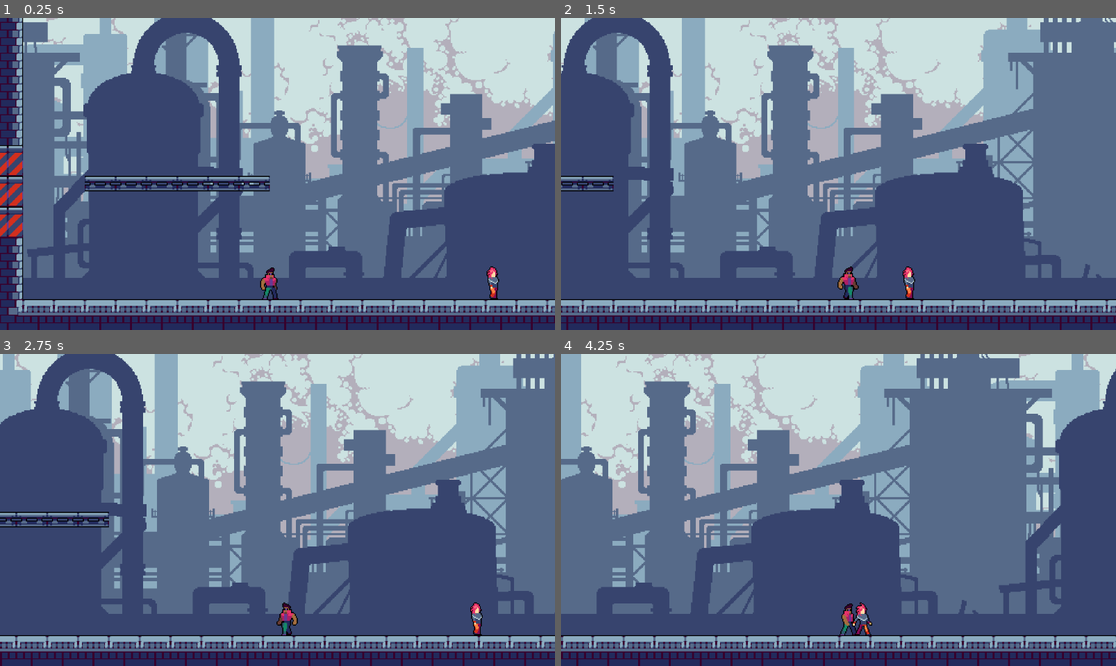
Above: before the commit, frames 1-4 (two rows, left to right).
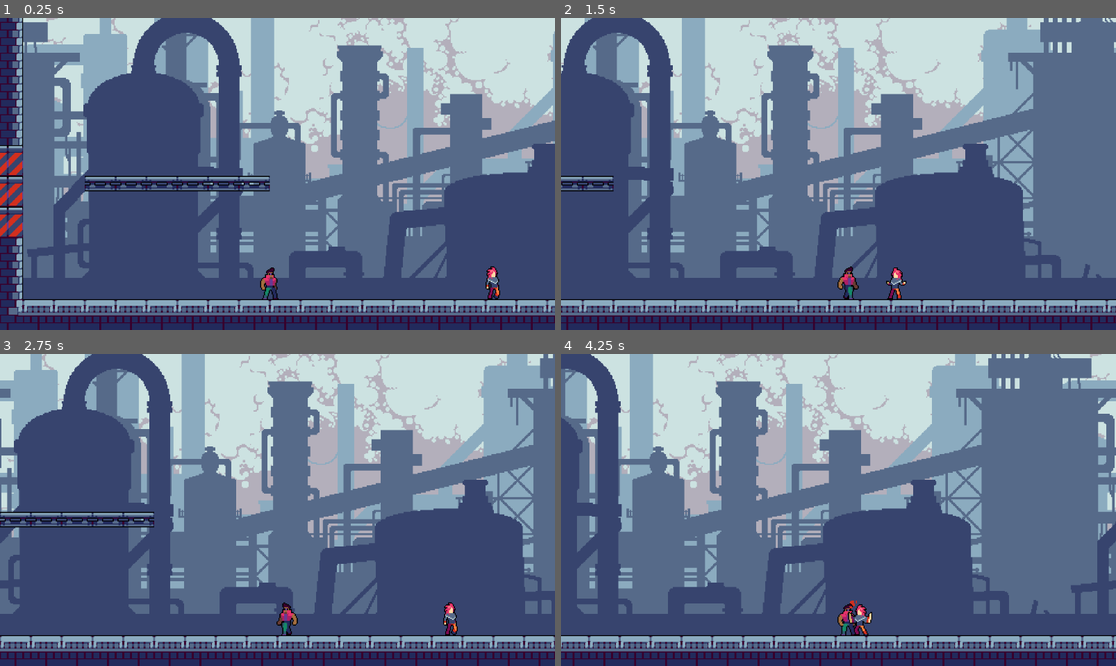
Above: after the commit, the same moments.

Repository: MaxiBianchini/Bonkhead
Game: Godot game, scene res://Scenes/Level_1.tscn
The game is run twice, just before and just after one commit, with the same random seed, the same clock (stepped at 60 frames per second) and the same inputs.
Inputs:
- Up to frame 1 (0.25 s): no input
- Up to frame 2 (1.5 s): hold Right (ui_right) from 0.53 s (still down); tap Shift (Dash) at 0.6, 1.35 s
- Up to frame 3 (2.75 s): release Right (ui_right) at 2.03 s; hold Left (ui_left) from 2.03 s (still down); tap Shift (Dash) at 2.1 s
- Up to frame 4 (4.25 s): release Left (ui_left) at 2.78 s; hold Right (ui_right) from 2.78 s (still down); tap Shift (Dash) at 2.85, 3.6 s

The runs differ from the first frame. In frame 1, 0.1% of the frame differs, in the area x 87-91%, y 79-91%; in frame 2, 0.3%; in frame 3, 41%; in frame 4, 54%, in the area x 0-100%, y 0-100%.

Commit message:
Upgrade Enemy_1
Se hicieron cambios de optimización de código y se ajustaron un par de animaciones

Diff:
--- a/Prefabs/Enemy_1.tscn
+++ b/Prefabs/Enemy_1.tscn
@@ -1,8 +1,34 @@
-[gd_scene load_steps=16 format=3 uid="uid://d0lv1t50yhwap"]
+[gd_scene load_steps=28 format=3 uid="uid://d0lv1t50yhwap"]
 
-[ext_resource type="Script" path="res://Scenes/Enemy_1.gd" id="1_xnerr"]
+[ext_resource type="Script" path="res://Scripts/Enemy_1.gd" id="1_xnerr"]
+[ext_resource type="Texture2D" uid="uid://bsrpvg7b3h605" path="res://Graphics/Cyberpunk Characters/2 Punk/Angry.png" id="2_vjile"]
 [ext_resource type="Texture2D" uid="uid://bo7xyr3ix0lrr" path="res://Graphics/Cyberpunk Characters/2 Punk/Punk_idle.png" id="2_xj8j7"]
 [ext_resource type="Texture2D" uid="uid://cl46eu0j0e5pq" path="res://Graphics/Cyberpunk Characters/2 Punk/Walk.png" id="3_3ngs0"]
+[ext_resource type="Texture2D" uid="uid://dcok6k4ubrjuw" path="res://Graphics/Cyberpunk Characters/2 Punk/Punk_attack3.png" id="4_2u03s"]
+
+[sub_resource type="AtlasTexture" id="AtlasTexture_8rspd"]
+atlas = ExtResource("2_vjile")
+region = Rect2(0, 0, 48, 48)
+
+[sub_resource type="AtlasTexture" id="AtlasTexture_4w5sk"]
+atlas = ExtResource("2_vjile")
+region = Rect2(48, 0, 48, 48)
+
+[sub_resource type="AtlasTexture" id="AtlasTexture_g10k3"]
+atlas = ExtResource("2_vjile")
+region = Rect2(96, 0, 48, 48)
+
+[sub_resource type="AtlasTexture" id="AtlasTexture_tlrp3"]
+atlas = ExtResource("2_vjile")
+region = Rect2(144, 0, 48, 48)
+
+[sub_resource type="AtlasTexture" id="AtlasTexture_4eb3t"]
+atlas = ExtResource("2_vjile")
+region = Rect2(192, 0, 48, 48)
+
+[sub_resource type="AtlasTexture" id="AtlasTexture_ow0ou"]
+atlas = ExtResource("2_vjile")
+region = Rect2(240, 0, 48, 48)
 
 [sub_resource type="AtlasTexture" id="AtlasTexture_8rg83"]
 atlas = ExtResource("2_xj8j7")
@@ -20,9 +46,21 @@
 atlas = ExtResource("2_xj8j7")
 region = Rect2(144, 0, 48, 48)
 
-[sub_resource type="AtlasTexture" id="AtlasTexture_nwsjs"]
-atlas = ExtResource("3_3ngs0")
-region = Rect2(0, 0, 48, 48)
+[sub_resource type="AtlasTexture" id="AtlasTexture_437ib"]
+atlas = ExtResource("4_2u03s")
+region = Rect2(192, 0, 48, 48)
+
+[sub_resource type="AtlasTexture" id="AtlasTexture_o81wb"]
+atlas = ExtResource("4_2u03s")
+region = Rect2(240, 0, 48, 48)
+
+[sub_resource type="AtlasTexture" id="AtlasTexture_hdtin"]
+atlas = ExtResource("4_2u03s")
+region = Rect2(288, 0, 48, 48)
+
+[sub_resource type="AtlasTexture" id="AtlasTexture_b5oxn"]
+atlas = ExtResource("4_2u03s")
+region = Rect2(336, 0, 48, 48)
 
 [sub_resource type="AtlasTexture" id="AtlasTexture_44jh8"]
 atlas = ExtResource("3_3ngs0")
@@ -44,8 +82,35 @@
 atlas = ExtResource("3_3ngs0")
 region = Rect2(240, 0, 48, 48)
 
+[sub_resource type="AtlasTexture" id="AtlasTexture_nwsjs"]
+atlas = ExtResource("3_3ngs0")
+region = Rect2(0, 0, 48, 48)
+
 [sub_resource type="SpriteFrames" id="SpriteFrames_d4cnq"]
 animations = [{
+"frames": [{
+"duration": 1.0,
+"texture": SubResource("AtlasTexture_8rspd")
+}, {
+"duration": 1.0,
+"texture": SubResource("AtlasTexture_4w5sk")
+}, {
+"duration": 1.0,
+"texture": SubResource("AtlasTexture_g10k3")
+}, {
+"duration": 1.0,
+"texture": SubResource("AtlasTexture_tlrp3")
+}, {
+"duration": 1.0,
+"texture": SubResource("AtlasTexture_4eb3t")
+}, {
+"duration": 1.0,
+"texture": SubResource("AtlasTexture_ow0ou")
+}],
+"loop": true,
+"name": &"Angry",
+"speed": 5.0
+}, {
 "frames": [{
 "duration": 1.0,
 "texture": SubResource("AtlasTexture_8rg83")
@@ -65,8 +130,22 @@
 }, {
 "frames": [{
 "duration": 1.0,
-"texture": SubResource("AtlasTexture_nwsjs")
+"texture": SubResource("AtlasTexture_437ib")
 }, {
+"duration": 1.0,
+"texture": SubResource("AtlasTexture_o81wb")
+}, {
+"duration": 1.0,
+"texture": SubResource("AtlasTexture_hdtin")
+}, {
+"duration": 1.0,
+"texture": SubResource("AtlasTexture_b5oxn")
+}],
+"loop": true,
+"name": &"Shot",
+"speed": 5.0
+}, {
+"frames": [{
 "duration": 1.0,
 "texture": SubResource("AtlasTexture_44jh8")
 }, {
@@ -81,6 +160,9 @@
 }, {
 "duration": 1.0,
 "texture": SubResource("AtlasTexture_rvoqd")
+}, {
+"duration": 1.0,
+"texture": SubResource("AtlasTexture_nwsjs")
 }],
 "loop": true,
 "name": &"Walk",
@@ -95,7 +177,7 @@
 
 [node name="AnimatedSprite2D" type="AnimatedSprite2D" parent="."]
 sprite_frames = SubResource("SpriteFrames_d4cnq")
-animation = &"Walk"
+animation = &"Angry"
 offset = Vector2(10, -7)
 
 [node name="CollisionShape2D" type="CollisionShape2D" parent="."]
--- a/Scenes/Enemy_1.gd
+++ /dev/null
@@ -1,27 +0,0 @@
-extends CharacterBody2D
-
-const velocidad = 60.0
-const gravedad = 2000
-var direccion = 1.0
-
-func _ready():
-	$AnimatedSprite2D.play("Walk")
-
-func _physics_process(delta):
-	if velocity.x < 0:
-		$AnimatedSprite2D.flip_h = true
-		$AnimatedSprite2D.position = Vector2(-10,0)
-		$CollisionShape2D.position = Vector2(10,0)
-	if velocity.x > 0:
-		$AnimatedSprite2D.flip_h = false
-		$AnimatedSprite2D.position = Vector2(10,0)
-		$CollisionShape2D.position = Vector2(10,0)
-
-	if not is_on_floor():
-		velocity.y += gravedad * delta
-
-	if is_on_wall() or not is_on_floor():
-		direccion *= -1
-
-	velocity.x = direccion * velocidad
-	move_and_slide()
--- /dev/null
+++ b/Scripts/Enemy_1.gd
@@ -0,0 +1,85 @@
+extends CharacterBody2D
+
+# Variables para definir el área de detección rectangular
+var detection_width = 200.0  # Ancho del área de detección
+var detection_height = 100.0  # Altura del área de detección
+
+# Variables para controlar el movimiento y la física
+const VELOCIDAD = 60.0
+const GRAVEDAD = 2000.0
+var direccion = 1.0
+var stop = false
+
+# Referencias a nodos
+var animated_sprite
+var collision_shape
+var player
+
+func _ready():
+	# Inicializa las referencias a los nodos
+	animated_sprite = $AnimatedSprite2D
+	collision_shape = $CollisionShape2D
+
+	# Encuentra al jugador en la escena
+	player = get_node("../Player")
+
+	# Reproduce la animación de caminar por defecto
+	animated_sprite.play("Walk")
+
+func _physics_process(delta):
+	# Actualiza la animación y la posición del enemigo según la dirección
+	if velocity.x < 0:
+		animated_sprite.flip_h = true
+	else:
+		animated_sprite.flip_h = false
+
+	# Actualiza las posiciones de los nodos según la dirección
+	var offset = Vector2(10, 0)
+	if velocity.x < 0:
+		animated_sprite.position = -offset
+		collision_shape.position = offset
+	else:
+		animated_sprite.position = offset
+		collision_shape.position = offset
+
+	# Aplica la gravedad si no está en el suelo
+	if not is_on_floor():
+		velocity.y += GRAVEDAD * delta
+
+	# Invierte la dirección si está en la pared o no está en el suelo
+	if is_on_wall() or not is_on_floor():
+		direccion *= -1
+
+	# Controla el movimiento del enemigo
+	if not stop:
+		velocity.x = direccion * VELOCIDAD
+		move_and_slide()
+
+	# Verifica la proximidad del jugador y cambia la animación y el comportamiento
+	if player:
+		var enemy_position = position
+		var player_position = player.position
+
+		# Definir los límites del área de detección
+		var left_bound = enemy_position.x - detection_width / 2
+		var right_bound = enemy_position.x + detection_width / 2
+		var top_bound = enemy_position.y - detection_height / 2
+		var bottom_bound = enemy_position.y + detection_height / 2
+
+		# Verificar si el jugador está dentro del área de detección
+		if player_position.x > left_bound and player_position.x < right_bound and player_position.y > top_bound and player_position.y < bottom_bound:
+			animated_sprite.play("Angry")
+			stop = true
+
+			# Actualiza la dirección y posición del enemigo según la posición del jugador
+			if player_position.x < enemy_position.x:
+				animated_sprite.flip_h = true
+				animated_sprite.position = Vector2(-10, 0)
+				collision_shape.position = Vector2(10, 0)
+			else:
+				animated_sprite.flip_h = false
+				animated_sprite.position = Vector2(10, 0)
+				collision_shape.position = Vector2(10, 0)
+		else:
+			animated_sprite.play("Walk")
+			stop = false
